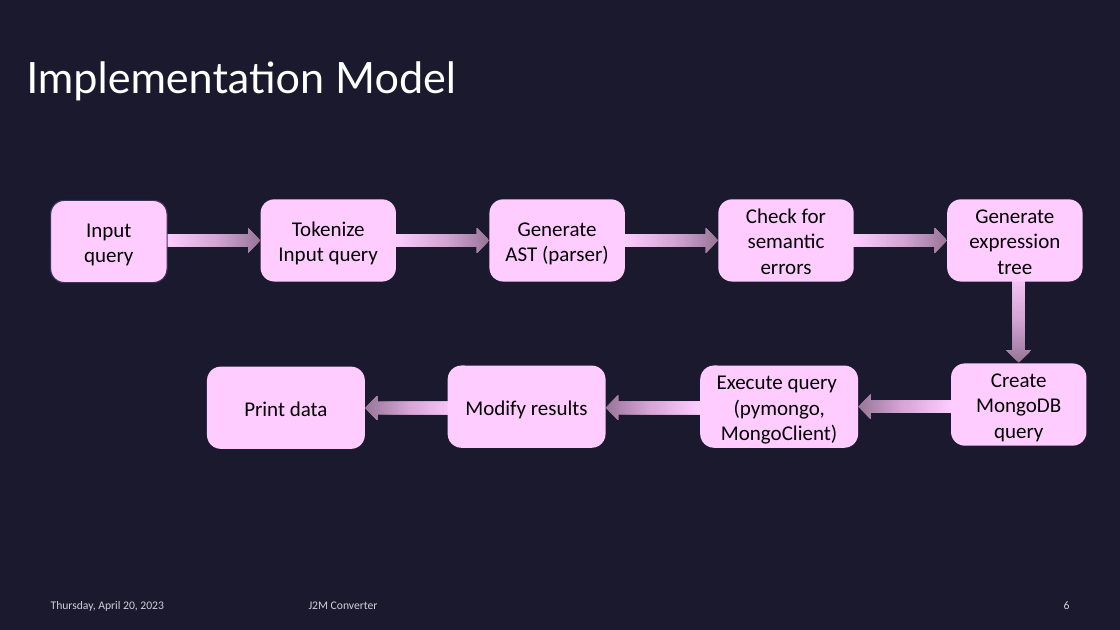
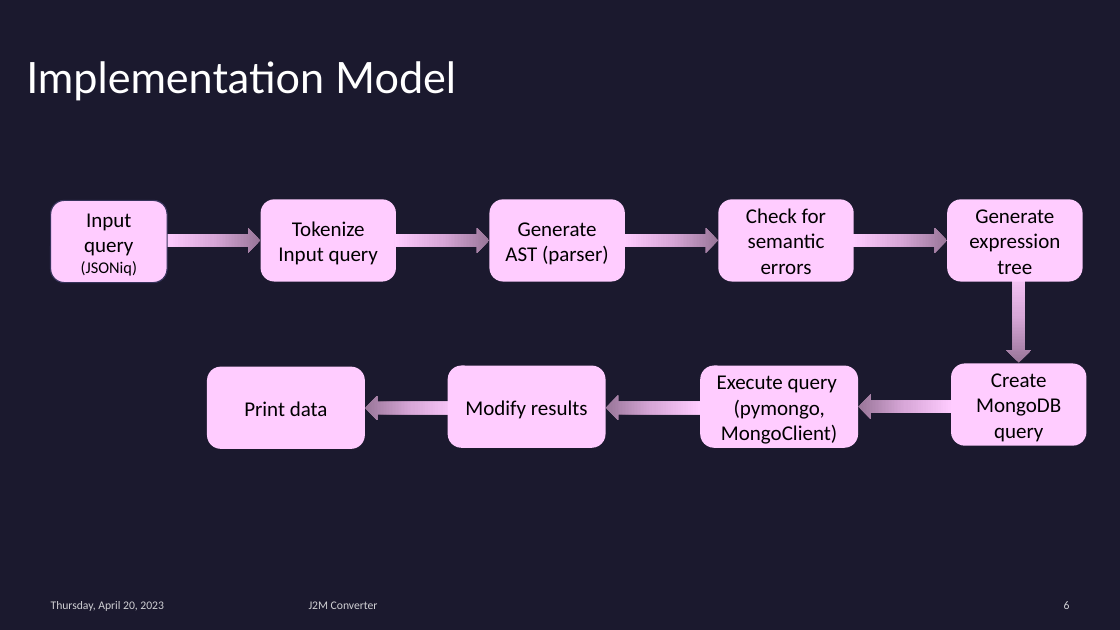
Before and after one commit to babapooja/Masters-Project, a slide deck: slide 6 of Documents/[MastersProject]J2MConverter.pptx. Drawn at 1120x630 pixels with LibreOffice and Linux fonts; fonts in the diff are those of the drawing. Boxes give left, top, right and bottom in pixels: in the first picture for what was removed or moved away, otherwise in the second. Text is boxed around its words. In the diff, an @@ line names an element or a change of style, - is before the commit and + after.

```diff
--- a/Documents/[MastersProject]J2MConverter.pptx
+++ b/Documents/[MastersProject]J2MConverter.pptx
@@ text in rounded rectangle at (81,213,137,276): text changed @@
-Input query
+Input query
+(JSONiq)
```
Also in this commit, not shown: 1 other slide changed, 2 other files.
